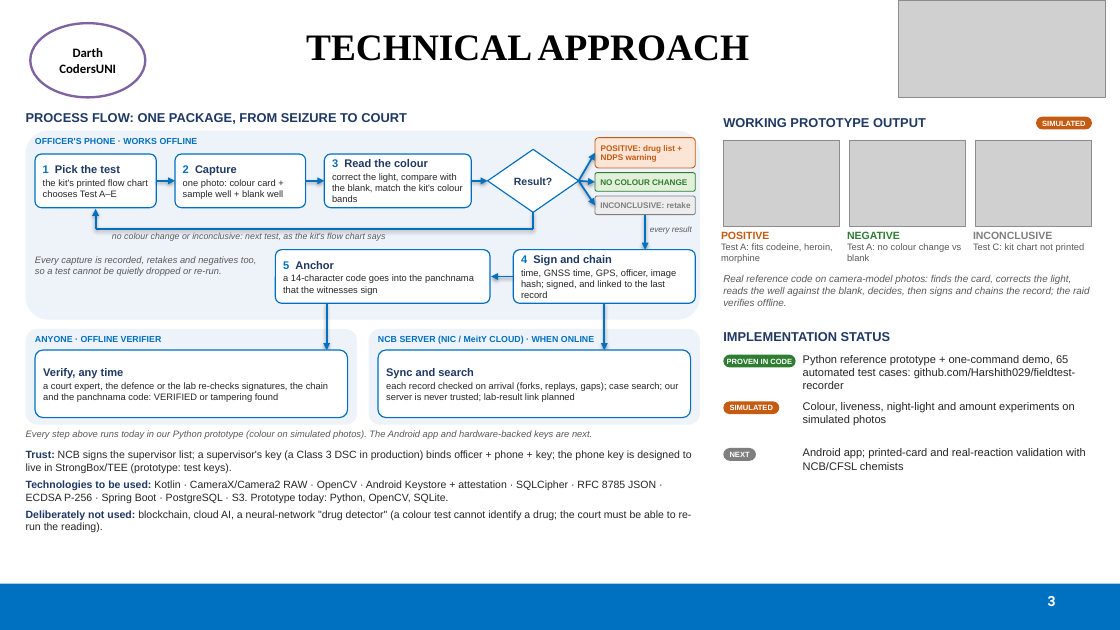
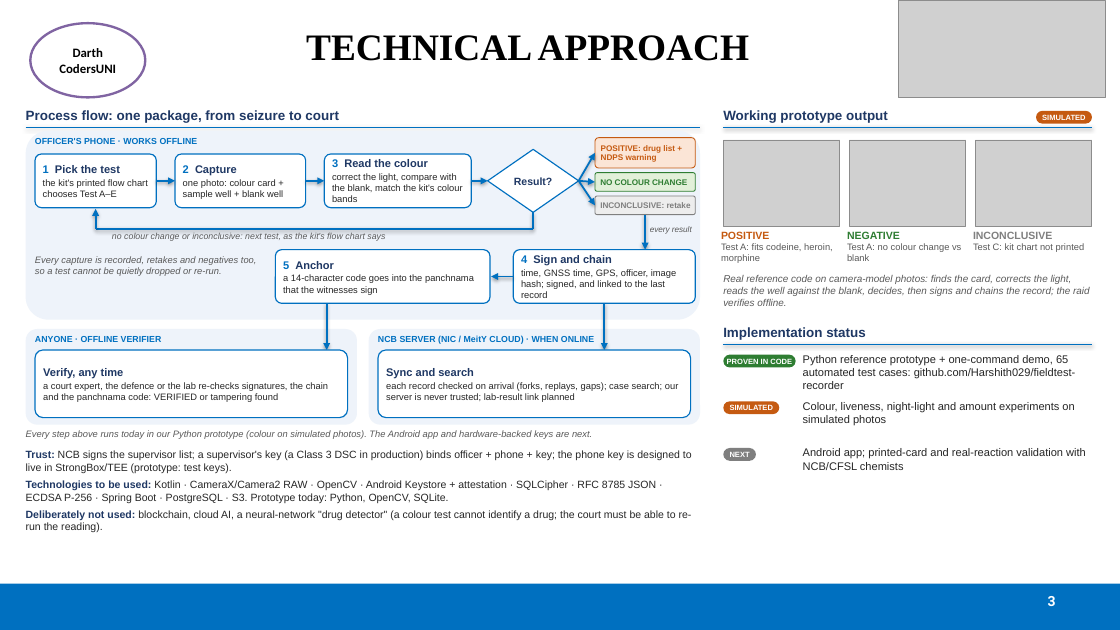
Before and after one commit to Harshith029/fieldtest-recorder, a slide deck: slide 3 of docs/deck/SIH26231_Idea_Submission.pptx. Drawn at 1120x630 pixels with LibreOffice and Linux fonts; fonts in the diff are those of the drawing; grey boxes stand for pictures. Boxes give left, top, right and bottom in pixels: in the first picture for what was removed or moved away, otherwise in the second. Text is boxed around its words. In the diff, an @@ line names an element or a change of style, - is before the commit and + after.

```diff
--- a/docs/deck/SIH26231_Idea_Submission.pptx
+++ b/docs/deck/SIH26231_Idea_Submission.pptx
@@ text at (26, 110, 339, 123): text changed; size 11 to 11.5 pt @@
-PROCESS FLOW: ONE PACKAGE, FROM SEIZURE TO COURT
+Process flow: one package, from seizure to court
@@ text at (723, 110, 888, 123): text changed; size 11 to 11.5 pt @@
-WORKING PROTOTYPE OUTPUT
+Working prototype output
@@ rounded rectangle "SIMULATED": place and size @@
-rounded rectangle "SIMULATED" at (1036, 117, 1092, 129)
+rounded rectangle "SIMULATED" at (1036, 111, 1092, 124)
@@ line added from (26, 127) to (700, 127), #0070C0 1 pt @@
@@ line added from (723, 127) to (1092, 127), #0070C0 1 pt @@
@@ text at (723, 327, 866, 340): text changed; size 11 to 11.5 pt @@
-IMPLEMENTATION STATUS
+Implementation status
@@ line added from (723, 344) to (1092, 344), #0070C0 1 pt @@
```
Also in this commit, not shown: 3 other slides changed, 3 other files.
